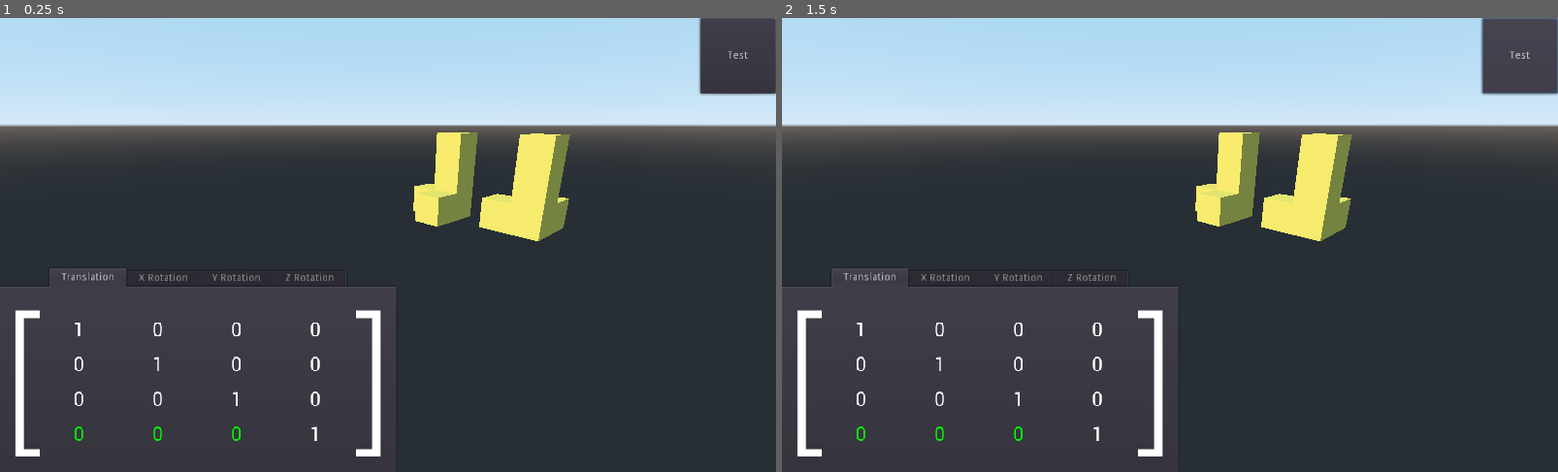
Above: before the commit, frames 1-2 (left to right).
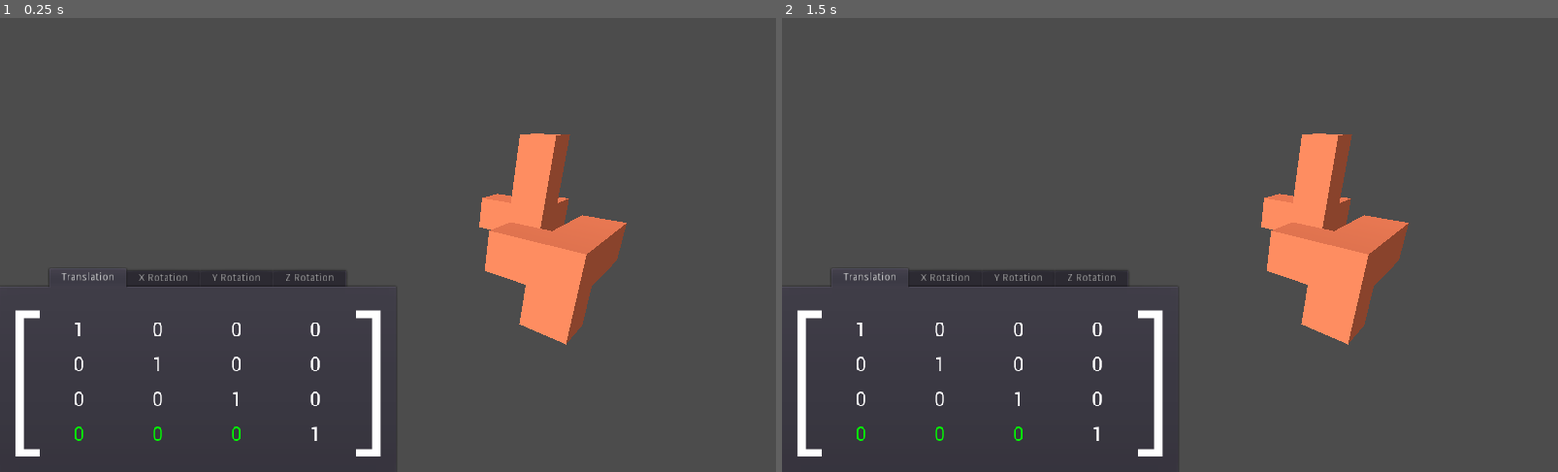
Above: after the commit, the same moments.

Repository: AngelOnFira/math-for-game-dev
Game: Godot game, scene res://Scenes/Main.tscn
Two runs of this game, one before a commit and one after it. Both use one fixed random seed, a clock stepped at 60 frames per second and the inputs below.
Inputs (mouse positions are in pixels of both pictures, inside the frame that each line leads up to):
- Up to frame 1 (0.25 s): no input
- Up to frame 2 (1.5 s): click (1519, 54) at 0.5 s, where only the run before the commit has a clickable "Test"; click (1519, 54) at 1.25 s, where only the run before the commit has a clickable "Test"

The runs differ from the first frame. In frame 1, 71% of the frame differs, in the area x 0-100%, y 0-100%; in frame 2, 71%.
Error before the commit: Invalid call. Nonexistent 'Transform' constructor. (res://Scripts/Main.gd:75)

Commit message:
Added basic resets

Diff:
--- a/assignment-1/Scenes/Main.tscn
+++ b/assignment-1/Scenes/Main.tscn
@@ -7,6 +7,10 @@
 
 [sub_resource type="CubeMesh" id=2]
 material = SubResource( 1 )
+
+[sub_resource type="Environment" id=3]
+ambient_light_color = Color( 1, 1, 1, 1 )
+ambient_light_energy = 0.25
 
 [node name="Spatial" type="Spatial"]
 script = ExtResource( 1 )
@@ -68,6 +72,7 @@
 matrix_type = "rotate z"
 
 [node name="Accept" type="Button" parent="CanvasLayer"]
+visible = false
 anchor_left = 1.0
 anchor_right = 1.0
 margin_left = -100.0
@@ -82,4 +87,7 @@
 visible = false
 mesh = SubResource( 2 )
 material/0 = null
+
+[node name="WorldEnvironment" type="WorldEnvironment" parent="."]
+environment = SubResource( 3 )
 [connection signal="pressed" from="CanvasLayer/Accept" to="." method="_on_Accept_pressed"]
--- a/assignment-1/Scenes/Matrix_Element.tscn
+++ b/assignment-1/Scenes/Matrix_Element.tscn
@@ -33,6 +33,7 @@
 }
 [connection signal="mouse_entered" from="." to="." method="_on_Element_mouse_entered"]
 [connection signal="mouse_exited" from="." to="." method="_on_Element_mouse_exited"]
+[connection signal="gui_input" from="HSlider" to="." method="_on_HSlider_gui_input"]
 [connection signal="mouse_entered" from="HSlider" to="." method="_on_HSlider_mouse_entered"]
 [connection signal="mouse_exited" from="HSlider" to="." method="_on_HSlider_mouse_exited"]
 [connection signal="value_changed" from="HSlider" to="." method="_on_HSlider_value_changed"]
--- a/assignment-1/Scripts/Main.gd
+++ b/assignment-1/Scripts/Main.gd
@@ -2,21 +2,13 @@
 
 onready var piece = preload("res://Scenes/Piece.tscn")
 var change_occured = false
+var ready_to_reset = false
 
-# Called when the node enters the scene tree for the first time.
+func _init():
+	randomize()
+
 func _ready():
-	var move_piece = piece.instance()
-	move_piece.name = "MovePiece"
-	var goal_piece = piece.instance()
-	goal_piece.name = "GoalPiece"
-
-	add_child(move_piece)
-	add_child(goal_piece)
-
-	var translation = goal_piece.get_translation()
-	translation.z = -3
-	goal_piece.rotate_y(deg2rad(90))
-	goal_piece.set_translation(translation)
+	_spawn_pieces()
 
 func _process(delta):
 	change_occured = false
@@ -47,23 +39,15 @@
 	elif type == "rotate z":
 		$MovePiece.rotate_z(deg2rad(change))
 
-#	var parent_transform = $MovePiece.get_global_transform()
-#	print(parent_transform.basis)
-#	print(parent_transform.origin)
-
 	var move_piece_transform = $MovePiece.get_global_transform()
 	var goal_piece_transform = $GoalPiece.get_global_transform()
 
-#	move_piece_transform = _clean_transform(move_piece_transform)
-#	goal_piece_transform = _clean_transform(goal_piece_transform)
-
-#	print(move_piece_transform.basis.get_euler())
-#	print("=")
-#	print(goal_piece_transform.basis.get_euler())
-#	print(" ")
-
-	if (move_piece_transform.basis.get_euler() == goal_piece_transform.basis.get_euler()):
-		print("same")
+	if (move_piece_transform.basis.get_euler() == goal_piece_transform.basis.get_euler() and
+		move_piece_transform.origin == goal_piece_transform.origin):
+		ready_to_reset = true
+		print("ready")
+	else:
+		ready_to_reset = false
 
 
 func _on_Accept_pressed():
@@ -80,20 +64,38 @@
 		child.get_parent().remove_child(child)
 		$Pieces.add_child(child)
 
-func _clean_transform(transform_in):
-	transform_in.basis.x = Vector3(
-		int(transform_in.basis.x.x),
-		int(transform_in.basis.x.y),
-		int(transform_in.basis.x.z))
+func _spawn_pieces():
+	var move_piece = piece.instance()
+	move_piece.name = "MovePiece"
+	var goal_piece = piece.instance()
+	goal_piece.name = "GoalPiece"
+	print(move_piece.material)
+	print(goal_piece.material)
 
-	transform_in.basis.y = Vector3(
-		int(transform_in.basis.y.x),
-		int(transform_in.basis.y.y),
-		int(transform_in.basis.y.z))
+	#goal_piece.get_child(0).material.flags_transparent = true
+	#goal_piece.get_child(0).material.albedo_color.a = 0.5
 
-	transform_in.basis.z = Vector3(
-		int(transform_in.basis.z.x),
-		int(transform_in.basis.z.y),
-		int(transform_in.basis.z.z))
+	add_child(move_piece)
+	add_child(goal_piece)
 
-	return transform_in
+	var translation = goal_piece.get_translation()
+	translation.z = randi() % 6 - 3
+	translation.x = randi() % 6 - 3
+	goal_piece.rotate_x(deg2rad(randi() % 6 - 3) * 90)
+	goal_piece.rotate_y(deg2rad(randi() % 6 - 3) * 90)
+	goal_piece.rotate_z(deg2rad(randi() % 6 - 3) * 90)
+	goal_piece.set_translation(translation)
+
+func _reset_level():
+	if ready_to_reset:
+		for child in $CanvasLayer/TabContainer.get_children():
+			for element in child.get_node("GridContainer").get_children():
+				element.get_node("HSlider").value = 0
+
+		$MovePiece.queue_free()
+		$GoalPiece.queue_free()
+		$GoalPiece.name = "DeadGoalPiece"
+		$MovePiece.name = "DeadMovePiece"
+
+		_spawn_pieces()
+		ready_to_reset = false
--- a/assignment-1/Scripts/Matrix_Element.gd
+++ b/assignment-1/Scripts/Matrix_Element.gd
@@ -6,9 +6,11 @@
 var last_val := 0
 
 signal element_change
+signal element_release
 
 func _ready():
 	connect("element_change", get_node("/root/Spatial"), "matrix_element_change")
+	connect("element_release", get_node("/root/Spatial"), "_reset_level")
 
 func _on_Element_mouse_entered():
 	if editable:
@@ -40,3 +42,8 @@
 				sibiling.get_children()[0].value = value
 		else:
 			$".".text = String(value)
+
+
+func _on_HSlider_gui_input(event):
+	if event is InputEventMouseButton and not event.pressed:
+		emit_signal("element_release")
--- a/assignment-1/Scripts/Piece.gd
+++ b/assignment-1/Scripts/Piece.gd
@@ -1,6 +1,7 @@
 extends Spatial
 
-onready var cube = preload("res://Scenes/Cube.tscn")
+var cube = preload("res://Scenes/Cube.tscn")
+var material
 
 # Declare member variables here. Examples:
 # var a = 2
@@ -42,10 +43,10 @@
 	ORANGE
 ]
 
-func _ready():
-	randomize()
-	var new_material = SpatialMaterial.new()
-	new_material.albedo_color = colours[randi() % colours.size()]
+func _init():
+	material = SpatialMaterial.new()
+	#print(colours[randi() % colours.size()])
+	material.albedo_color = colours[randi() % colours.size()]
 
 	for y in range(3):
 		for x in range(3):
@@ -53,7 +54,7 @@
 				if t_shape[y][x][z] != 0:
 					var new_cube: MeshInstance = cube.instance().get_child(0)
 					new_cube.translate(Vector3(x, y, z))
-					new_cube.mesh.surface_set_material(0, new_material)
+					new_cube.mesh.surface_set_material(0, material)
 					add_child(new_cube.get_parent())
 
 					if t_shape[y][x][z] == 2:
@@ -63,5 +64,8 @@
 	for child in $".".get_children():
 		child.translate(origin * -1)
 
+func _ready():
+	pass
+
 func _process(delta):
 	pass
Not shown: 1 places in assignment-1/Scenes/Main.tscn that only renumber resources
